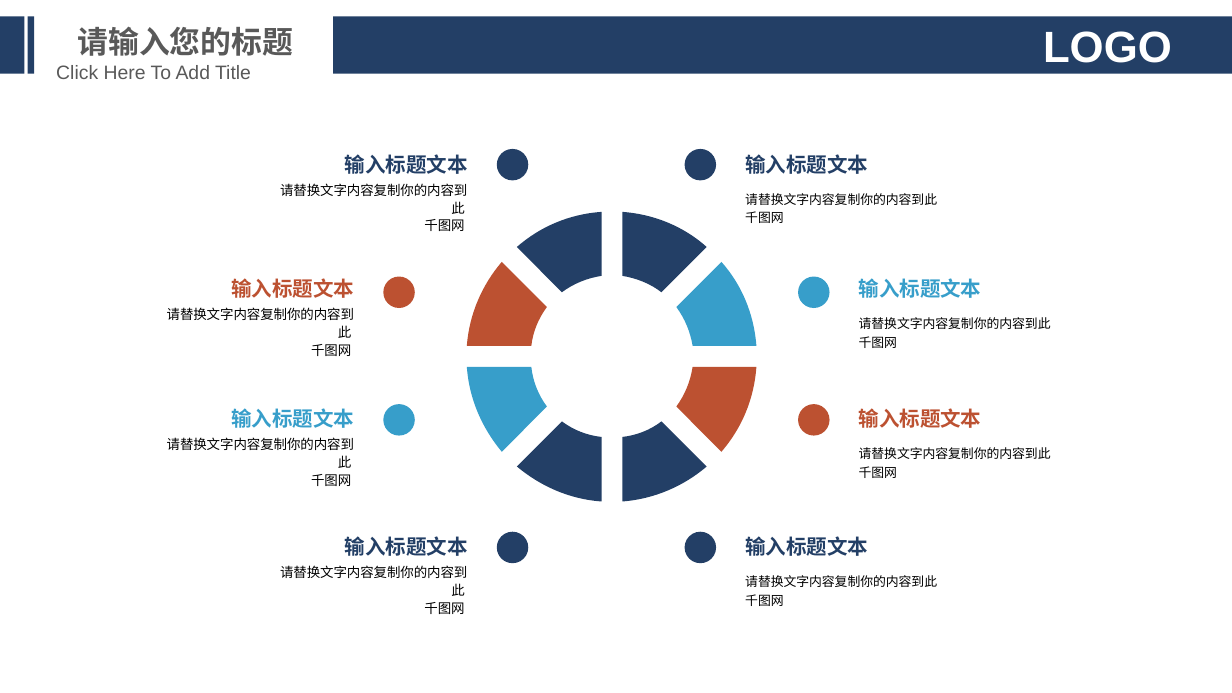
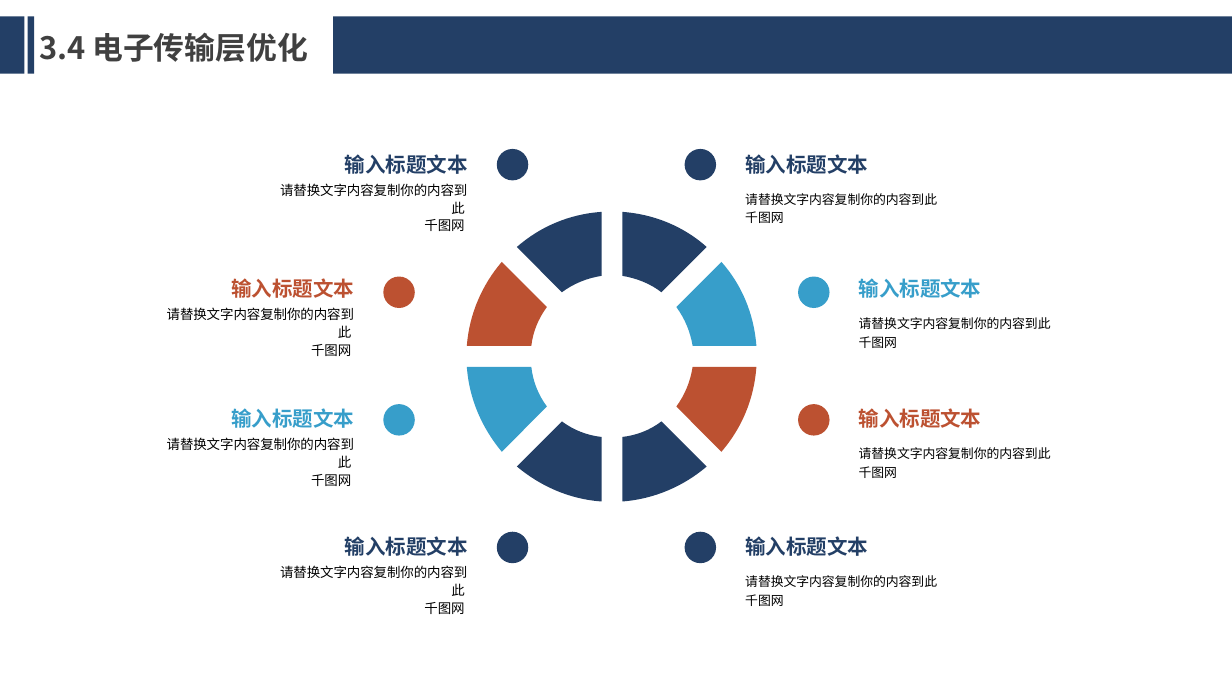
Before and after one commit to Runjunjin/spring, a slide deck: slide 19 of referencereport/PPT/conclusion.pptx (slide 18 before the commit). Drawn at 1232x693 pixels with LibreOffice and Linux fonts; fonts in the diff are those of the drawing; background and template pictures are left out. Boxes give left, top, right and bottom in pixels: in the first picture for what was removed or moved away, otherwise in the second. Text is boxed around its words. In the diff, an @@ line names an element or a change of style, - is before the commit and + after.

```diff
--- a/referencereport/PPT/conclusion.pptx
+++ b/referencereport/PPT/conclusion.pptx
@@ text removed at <box>77,27,293,56</box> @@
-请输入您的标题
@@ text added at <box>39,32,308,62</box>, 24 pt, text #404040, bold @@
+3.4 电子传输层优化
@@ text removed at <box>1043,31,1172,63</box> @@
-LOGO
@@ text removed at <box>56,65,251,79</box> @@
-Click Here To Add Title
```
Also in this commit, not shown: 17 other slides changed, 8 slides added, 5 slides removed.
